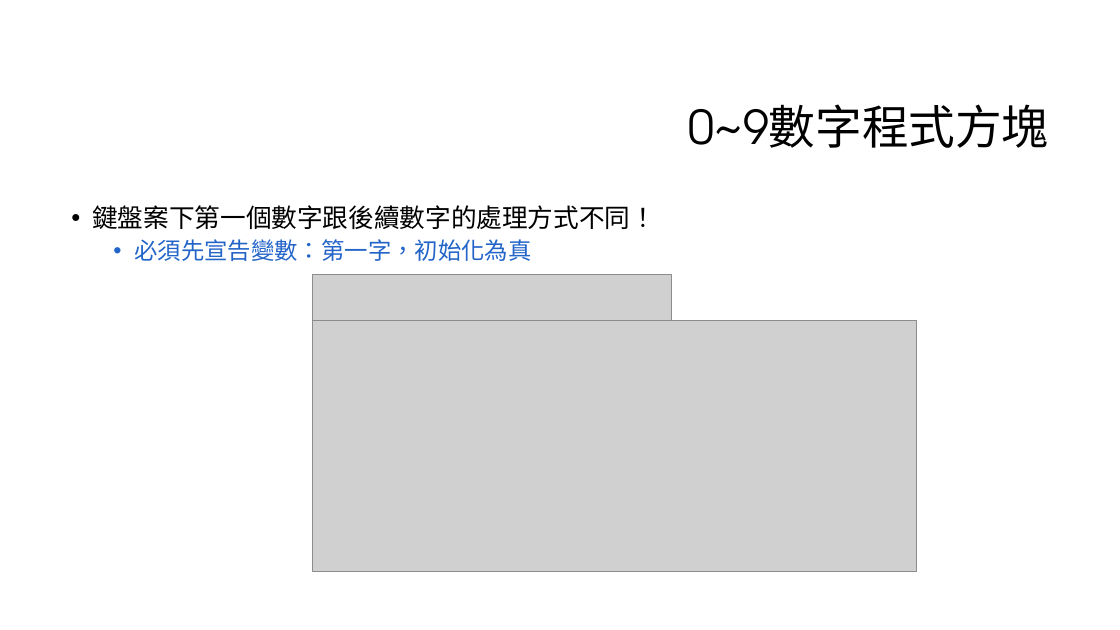
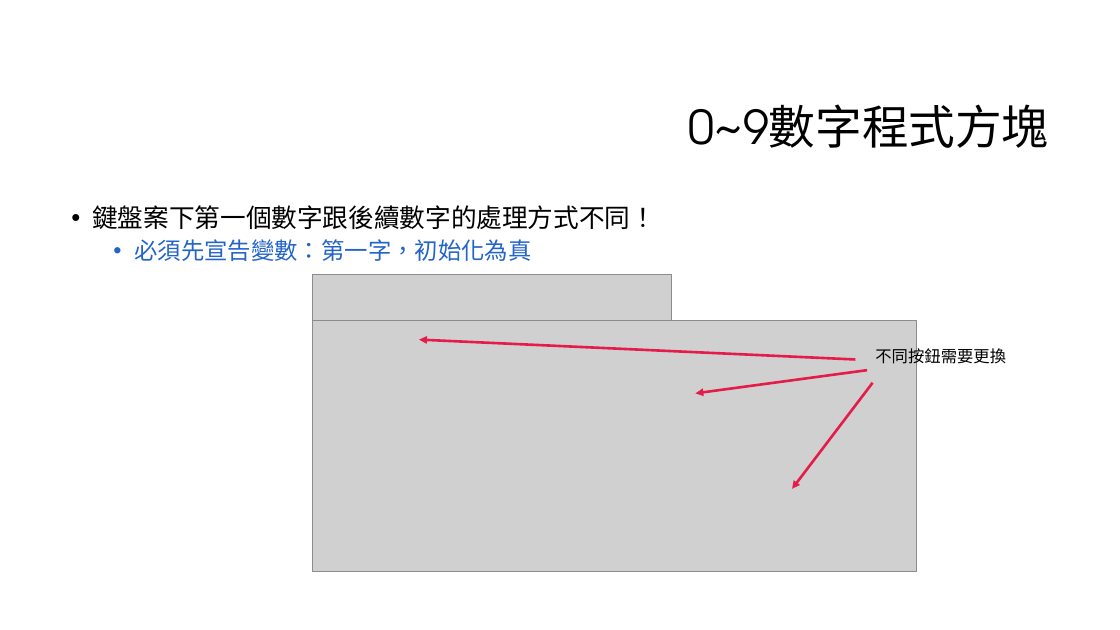
Before and after one commit to liulawsi/My_PPTs, a slide deck: slide 10 of CHING JIAN/AppInventor/05_終極密碼.pptx. Drawn at 1120x630 pixels with LibreOffice and Linux fonts; fonts in the diff are those of the drawing; grey boxes stand for pictures; background and template pictures are left out. Boxes give left, top, right and bottom in pixels: in the first picture for what was removed or moved away, otherwise in the second. Text is boxed around its words. In the diff, an @@ line names an element or a change of style, - is before the commit and + after.

```diff
--- a/CHING JIAN/AppInventor/05_終極密碼.pptx
+++ b/CHING JIAN/AppInventor/05_終極密碼.pptx
@@ arrow added from (855, 360) to (419, 339), #E51C4A 2.25 pt @@
@@ text added at (875,345,1006,367), 14 pt, text #000000 @@
+不同按鈕需要更換
@@ arrow added from (867, 371) to (696, 393), #E51C4A 2.25 pt @@
@@ arrow added from (873, 383) to (792, 489), #E51C4A 2.25 pt @@
```
Also in this commit, not shown: 1 other slide changed, 6 other files.
